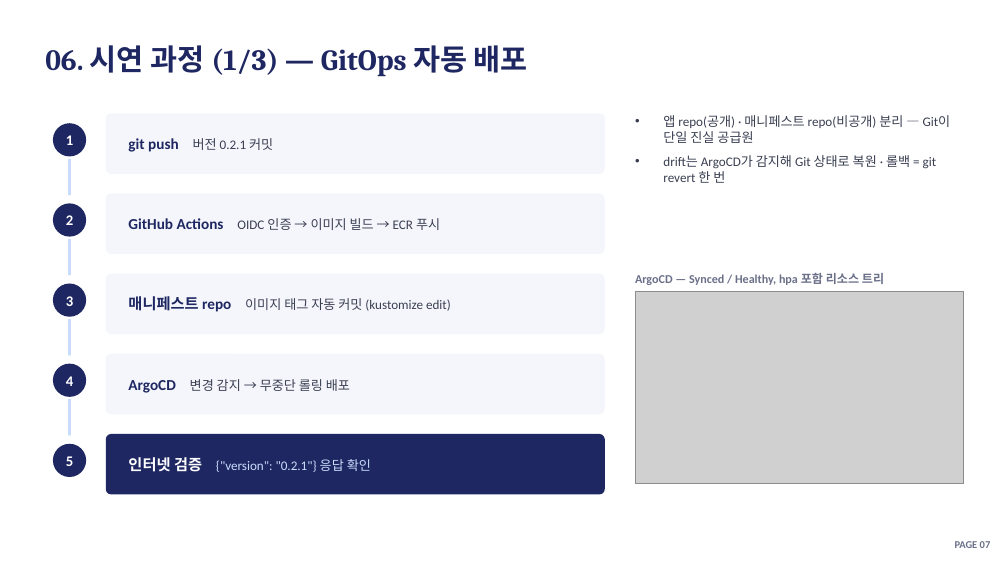
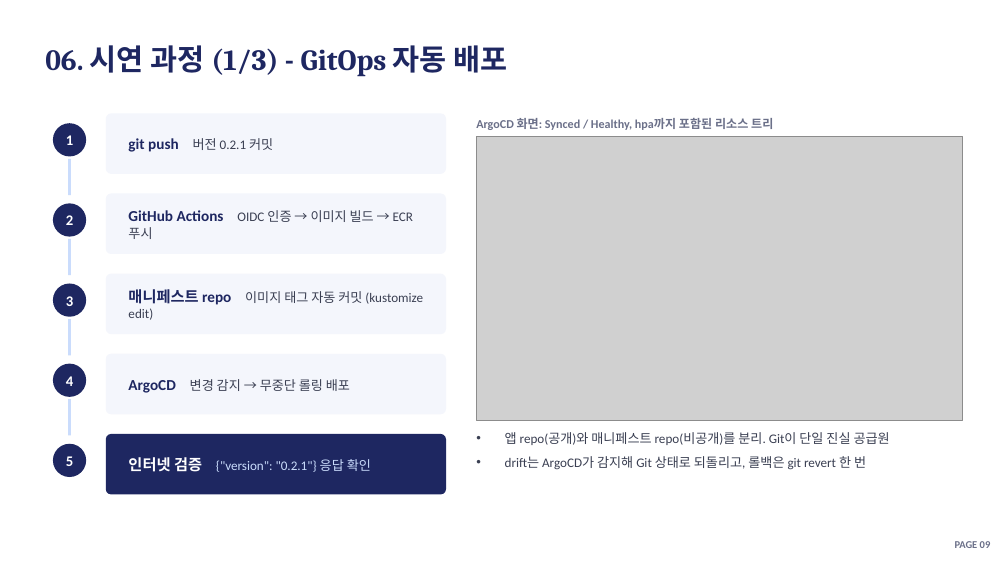
Before and after one commit to soc05272/eks-gitops-portfolio, a slide deck: slide 9 of docs/presentation.pptx. Drawn at 1008x567 pixels with LibreOffice and Linux fonts; fonts in the diff are those of the drawing; grey boxes stand for pictures. Boxes give left, top, right and bottom in pixels: in the first picture for what was removed or moved away, otherwise in the second. Text is boxed around its words. In the diff, an @@ line names an element or a change of style, - is before the commit and + after.

```diff
--- a/docs/presentation.pptx
+++ b/docs/presentation.pptx
@@ text at [45, 45, 507, 76]: text changed @@
-06. 시연 과정 (1/3) — GitOps 자동 배포
+06. 시연 과정 (1/3) - GitOps 자동 배포
@@ rounded rectangle: place and size @@
-rounded rectangle at [106, 113, 605, 174]
+rounded rectangle at [106, 113, 446, 174]
@@ text at [476, 118, 773, 130]: text changed @@
-ArgoCD — Synced / Healthy, hpa 포함 리소스 트리
+ArgoCD 화면: Synced / Healthy, hpa까지 포함된 리소스 트리
@@ picture: place and size @@
-picture at [635, 291, 964, 483]
+picture at [476, 136, 963, 420]
@@ rounded rectangle: place and size @@
-rounded rectangle at [106, 194, 605, 254]
+rounded rectangle at [106, 194, 446, 254]
@@ text "GitHub Actions OIDC 인증 → ..." rewrapped from [128, 218, 440, 230] to [128, 210, 413, 239] @@
@@ rounded rectangle: place and size @@
-rounded rectangle at [106, 274, 605, 334]
+rounded rectangle at [106, 274, 446, 334]
@@ text "매니페스트 repo 이미지 태그 자동 ..." rewrapped from [128, 296, 451, 312] to [128, 289, 423, 320] @@
@@ rounded rectangle: place and size @@
-rounded rectangle at [106, 354, 605, 414]
+rounded rectangle at [106, 354, 446, 414]
@@ rounded rectangle: place and size @@
-rounded rectangle at [106, 434, 605, 495]
+rounded rectangle at [106, 434, 446, 495]
@@ text at [505, 432, 890, 470]: text changed @@
-• 앱 repo(공개) · 매니페스트 repo(비공개) 분리 — Git이 단일 진실 공급원
-• drift는 ArgoCD가 감지해 Git 상태로 복원 · 롤백 = git revert 한 번
+• 앱 repo(공개)와 매니페스트 repo(비공개)를 분리. Git이 단일 진실 공급원
+• drift는 ArgoCD가 감지해 Git 상태로 되돌리고, 롤백은 git revert 한 번
@@ text at [955, 541, 991, 548]: text changed @@
-PAGE 07
+PAGE 09
```
Also in this commit, not shown: 18 other slides changed, 1 slide removed, 3 other files.
